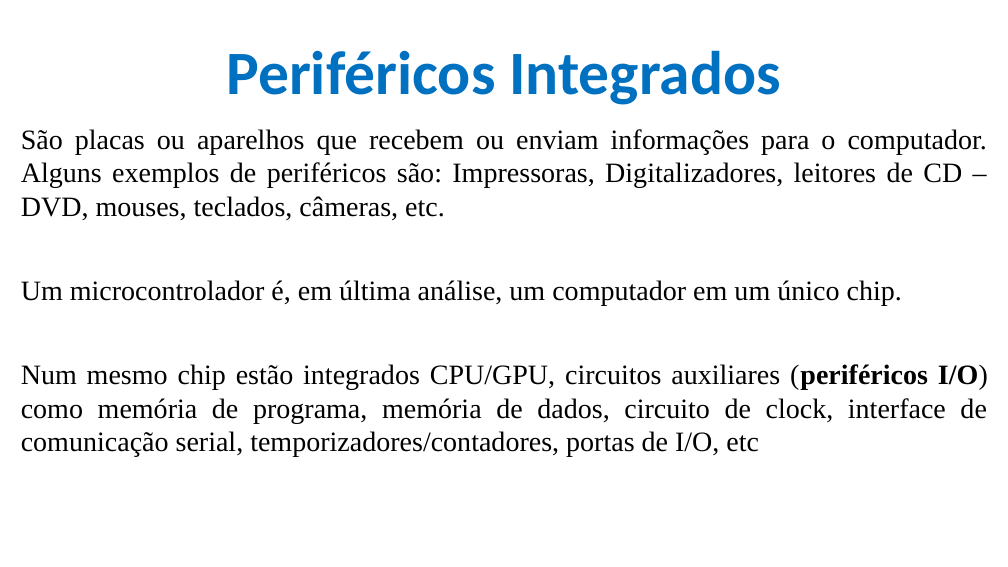
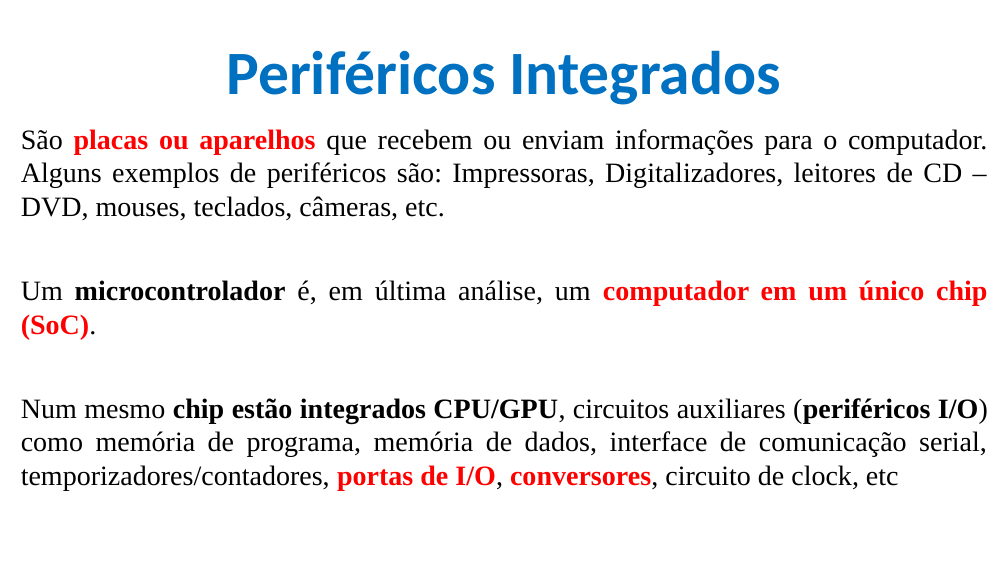
Before and after one commit to CloudEducationBrazil/WydenArea1ProgramacaoMicrocontroladores, a slide deck: slide 3 of 01 Classes/Aula 05 - Programação Microcontroladores - Periféricos Integrados - Portas e Conversores.pptx. Drawn at 1008x567 pixels with LibreOffice and Linux fonts; fonts in the diff are those of the drawing; background and template pictures are left out. Boxes give left, top, right and bottom in pixels: in the first picture for what was removed or moved away, otherwise in the second. Text is boxed around its words. In the diff, an @@ line names an element or a change of style, - is before the commit and + after.

Commit message:
Aula 05 Microntroladores Portas IO, Conversores, Comunicação Serial 19042023

```diff
--- a/01 Classes/Aula 05 - Programação Microcontroladores - Periféricos Integrados - Portas e Conversores.pptx
+++ b/01 Classes/Aula 05 - Programação Microcontroladores - Periféricos Integrados - Portas e Conversores.pptx
@@ text at bbox=[21, 129, 987, 220]: text colour #000000 to #FF0000, bold on in "placas ou aparelhos" @@
@@ text at bbox=[21, 280, 988, 490]: text changed @@
-Um microcontrolador é, em última análise, um computador em um único chip.
-Num mesmo chip estão integrados CPU/GPU, circuitos auxiliares (periféricos I/O) como memória de programa, memória de dados, circuito de clock, interface de comunicação serial, temporizadores/contadores, portas de I/O, etc
+Um microcontrolador é, em última análise, um computador em um único chip (SoC).
+Num mesmo chip estão integrados CPU/GPU, circuitos auxiliares (periféricos I/O) como memória de programa, memória de dados, interface de comunicação serial, temporizadores/contadores, portas de I/O, conversores, circuito de clock, etc
```
Also in this commit, not shown: 6 other slides changed, 17 slides added, 1 slide removed.
